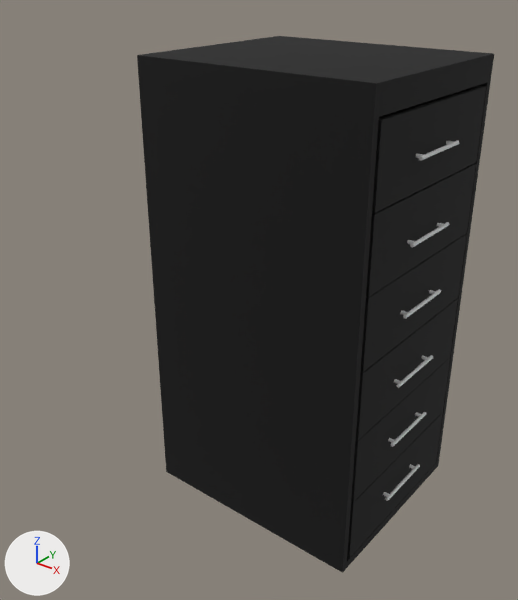
The FBX model Assets/Model/fileCab2.FBX, before and after one commit.
Camera for both pictures: a camera (50 mm lens) standing at (0.547, -0.441, 0.787) and looking at (-0.091, 0.357, 0.292). Lighting does not change. The marker at lower left points along +X, +Y and +Z. Where no turn or scale is listed for an object, it has been applied to the vertices.
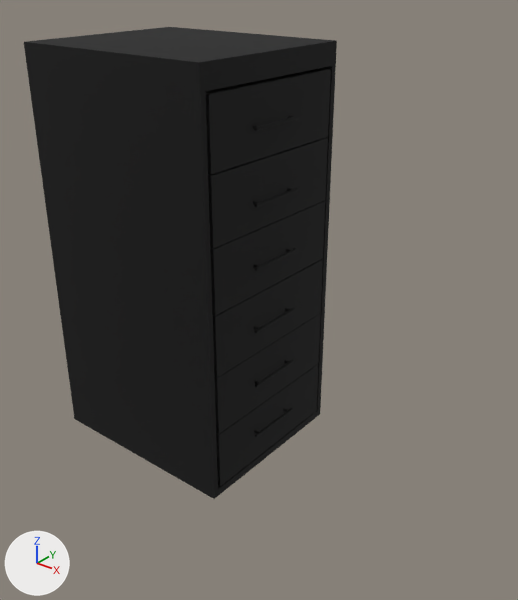
Where the change shows, as pixel boxes (x1, y1, x2, y2) in the pictures (518 x 600 px):
```json
{"object": "Box005", "change": "reshaped, moved", "before": [137, 36, 494, 573], "after": [24, 27, 337, 499], "on screen": "12% narrower, 12% shorter"}
{"object": "Box006", "change": "deleted", "before": [372, 86, 486, 213], "on screen": "black"}
{"object": "Box007", "change": "deleted", "before": [366, 164, 476, 297], "on screen": "black"}
{"object": "Box008", "change": "deleted", "before": [361, 234, 467, 372], "on screen": "black"}
{"object": "Box009", "change": "deleted", "before": [356, 299, 458, 440], "on screen": "black"}
{"object": "Box010", "change": "deleted", "before": [351, 358, 450, 502], "on screen": "black"}
{"object": "Box011", "change": "deleted", "before": [347, 412, 443, 558], "on screen": "black"}
{"object": "Cylinder013", "change": "deleted", "before": [410, 222, 450, 247]}
{"object": "Cylinder016", "change": "deleted", "before": [403, 289, 441, 319]}
{"object": "Cylinder010", "change": "deleted", "before": [419, 140, 459, 161]}
{"object": "Cylinder022", "change": "deleted", "before": [391, 412, 426, 447]}
{"object": "Cylinder019", "change": "deleted", "before": [396, 355, 433, 388]}
{"object": "Cylinder025", "change": "deleted", "before": [385, 464, 420, 501]}
{"part": 1, "of": "me_mesh", "change": "added", "after": [208, 138, 328, 249], "on screen": "black"}
{"part": 2, "of": "me_mesh", "change": "added", "after": [205, 68, 331, 174], "on screen": "black"}
{"part": 3, "of": "me_mesh", "change": "added", "after": [210, 201, 325, 316], "on screen": "black"}
```

The change, as JSON lines over the scene's bpy script:
```json
{"block": "me_mesh", "where": "# used by ob_box005; location = (-0.001, 0.363, 0.0)"}
{"op": "remove", "block": "me_mesh", "code": "me_mesh.from_pydata(...)  # 16 vertices, 28 faces; spans x -0.175..0.175, y -0.15..0.15, z 0.0..0.668"}
{"op": "add", "block": "me_mesh", "code": "me_mesh.from_pydata(...)  # 400 vertices, 700 faces; spans x -0.175..0.188, y -0.15..0.15, z 0.0..0.668"}
{"block": "me_mesh", "change": "me_mesh part 1: a new loose piece of 16 vertices spanning x -0.156..0.176, y -0.135..0.135, z 0.425..0.526, in mat_09___default (black #000000)"}
{"block": "me_mesh", "change": "me_mesh part 2: a new loose piece of 16 vertices spanning x -0.156..0.176, y -0.135..0.135, z 0.528..0.628, in mat_09___default (black #000000)"}
{"block": "me_mesh", "change": "me_mesh part 3: a new loose piece of 16 vertices spanning x -0.156..0.176, y -0.135..0.135, z 0.323..0.424, in mat_09___default (black #000000)"}
{"op": "remove", "block": "ob_cylinder010", "code": ["ob_cylinder010 = bpy.data.objects.new('Cylinder010', me_mesh_001)", "ob_cylinder010.location = (0.185, 0.307, 0.574)"]}
{"op": "remove", "block": "ob_box011", "code": ["ob_box011 = bpy.data.objects.new('Box011', me_mesh_009)", "ob_box011.location = (0.175, 0.363, 0.067)"]}
{"op": "remove", "block": "ob_cylinder025", "code": ["ob_cylinder025 = bpy.data.objects.new('Cylinder025', me_mesh_022)", "ob_cylinder025.location = (0.185, 0.307, 0.074)"]}
{"op": "remove", "block": "ob_box006", "code": ["ob_box006 = bpy.data.objects.new('Box006', me_mesh_004)", "ob_box006.location = (0.175, 0.363, 0.578)"]}
{"op": "remove", "block": "ob_cylinder022", "code": ["ob_cylinder022 = bpy.data.objects.new('Cylinder022', me_mesh_019)", "ob_cylinder022.location = (0.185, 0.307, 0.171)"]}
{"op": "remove", "block": "ob_cylinder016", "code": ["ob_cylinder016 = bpy.data.objects.new('Cylinder016', me_mesh_013)", "ob_cylinder016.location = (0.185, 0.307, 0.371)"]}
{"op": "remove", "block": "ob_box010", "code": ["ob_box010 = bpy.data.objects.new('Box010', me_mesh_008)", "ob_box010.location = (0.175, 0.363, 0.169)"]}
{"op": "set", "path": "ob_box005.location", "old": "(-0.001, 0.363, 0.0)", "new": "(-0.243, 0.363, 0.0)"}
{"op": "remove", "block": "ob_cylinder013", "code": ["ob_cylinder013 = bpy.data.objects.new('Cylinder013', me_mesh_010)", "ob_cylinder013.location = (0.185, 0.307, 0.467)"]}
{"op": "remove", "block": "ob_box008", "code": ["ob_box008 = bpy.data.objects.new('Box008', me_mesh_006)", "ob_box008.location = (0.175, 0.363, 0.373)"]}
{"op": "remove", "block": "ob_box009", "code": ["ob_box009 = bpy.data.objects.new('Box009', me_mesh_007)", "ob_box009.location = (0.175, 0.363, 0.271)"]}
{"op": "remove", "block": "ob_cylinder019", "code": ["ob_cylinder019 = bpy.data.objects.new('Cylinder019', me_mesh_016)", "ob_cylinder019.location = (0.185, 0.307, 0.267)"]}
{"op": "remove", "block": "ob_box007", "code": ["ob_box007 = bpy.data.objects.new('Box007', me_mesh_005)", "ob_box007.location = (0.175, 0.363, 0.475)"]}
```
